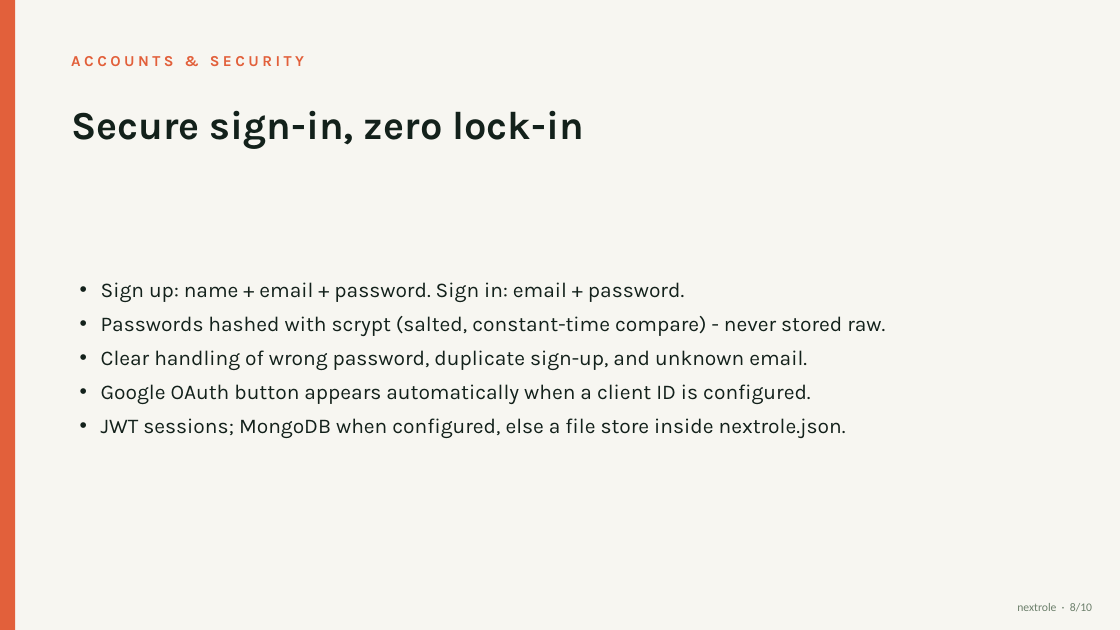
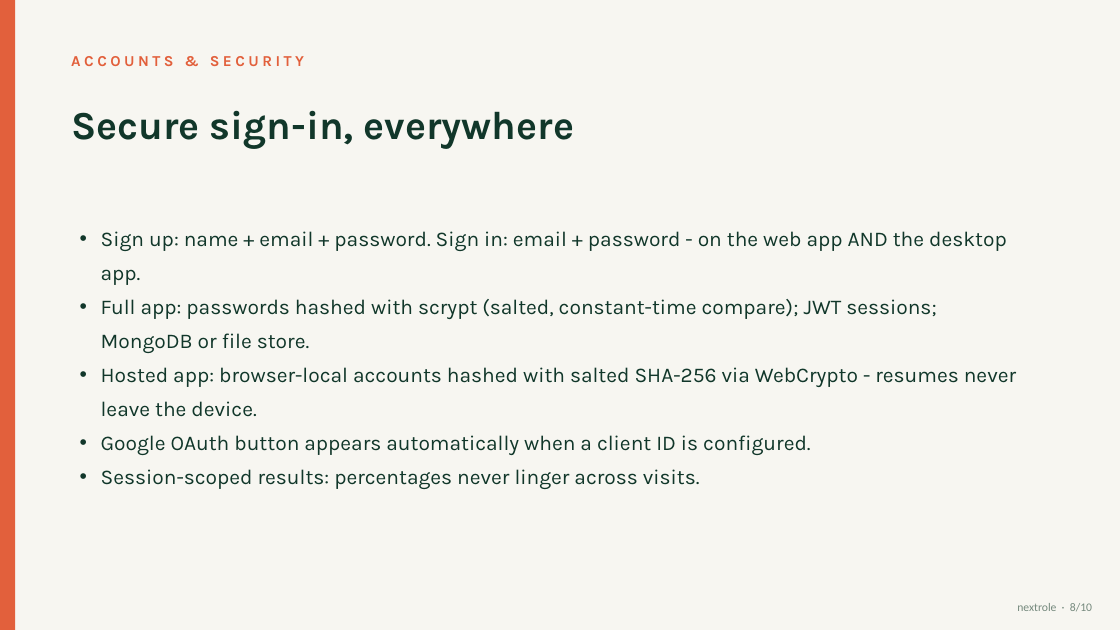
Before and after one commit to saxenavansh070-droid/nextrole, a slide deck: slide 8 of docs/NextRole-Presentation.pptx. Drawn at 1120x630 pixels with LibreOffice and Linux fonts; fonts in the diff are those of the drawing. Boxes give left, top, right and bottom in pixels: in the first picture for what was removed or moved away, otherwise in the second. Text is boxed around its words. In the diff, an @@ line names an element or a change of style, - is before the commit and + after.

```diff
--- a/docs/NextRole-Presentation.pptx
+++ b/docs/NextRole-Presentation.pptx
@@ text at (71,110,574,149): text changed; text colour #13211B to #11372A @@
-Secure sign-in, zero lock-in
+Secure sign-in, everywhere
@@ text at (101,231,1016,417): text changed; text colour #13211B to #11372A @@
-• Sign up: name + email + password. Sign in: email + password.
-• Passwords hashed with scrypt (salted, constant-time compare) - never stored raw.
-• Clear handling of wrong password, duplicate sign-up, and unknown email.
+• Sign up: name + email + password. Sign in: email + password - on the web app AND the desktop app.
+• Full app: passwords hashed with scrypt (salted, constant-time compare); JWT sessions; MongoDB or file store.
+• Hosted app: browser-local accounts hashed with salted SHA-256 via WebCrypto - resumes never leave the device.
@@ text at (101,435,810,455): text colour #13211B to #11372A in "Google OAuth button appears automatically when a ..." @@
@@ text at (101,469,700,489): text changed; text colour #13211B to #11372A @@
-• JWT sessions; MongoDB when configured, else a file store inside nextrole.json.
+• Session-scoped results: percentages never linger across visits.
@@ text "nextrole · 8/10" at (1017,603,1092,611): text colour #6C7F6B to #75897D @@
```
Also in this commit, not shown: 9 other slides changed.
